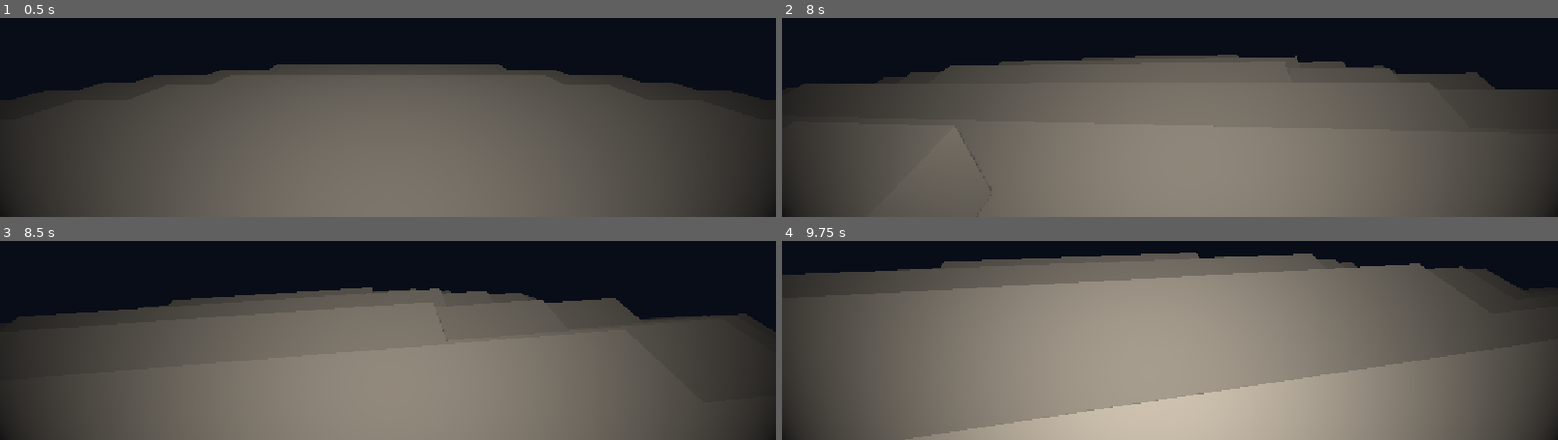
Above: before the commit, frames 1-4 (two rows, left to right).
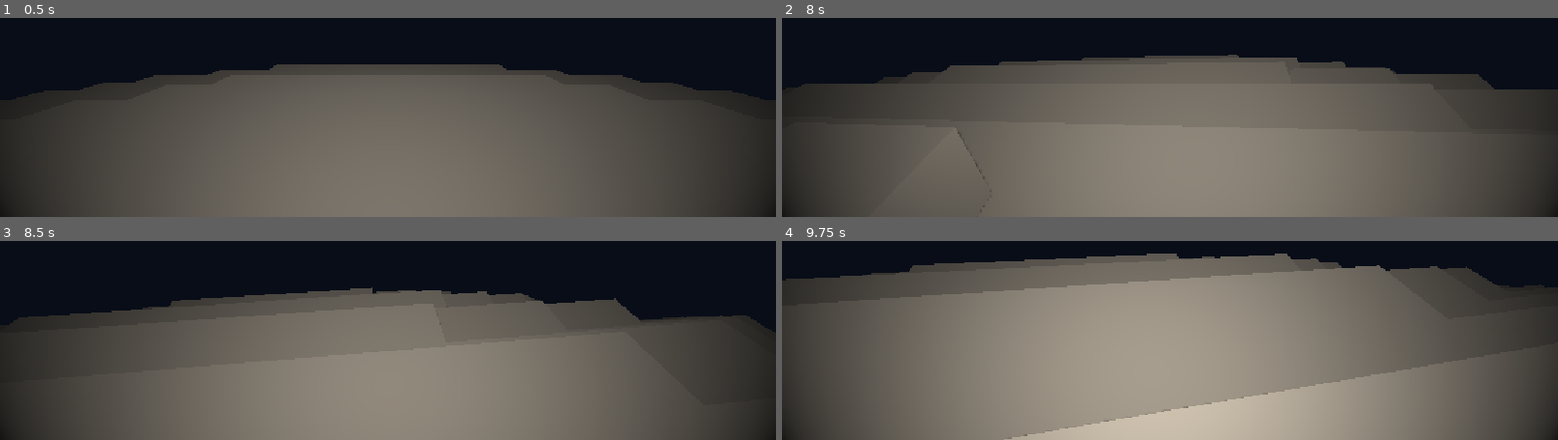
Above: after the commit, the same moments.

Repository: Robert-osu/Mine3d
Game: Godot game, scene res://main.tscn
The game is run twice, just before and just after one commit, with the same random seed, the same clock (stepped at 60 frames per second) and the same inputs. This scene is started directly instead of the project's main scene.
Inputs (mouse positions are in pixels of both pictures, inside the frame that each line leads up to):
- Up to frame 1 (0.5 s): no input
- Up to frame 2 (8 s): tap Enter at 0.5, 6.5 s; move the mouse to (outside the picture) at 0.52 s; hold W (move_forward) 0.53-5.78 s; tap Z every 2.25 s from 0.6 to 7.35 s; click (outside the picture) at 0.67 s; tap Space (jump) at 0.77, 1.52, 2.75, 3.02, 3.77, 4.52, 6.02, 6.77, 7.52 s; move the mouse to (outside the picture) at 1.27 s; tap C at 1.35, 3.6, 5.85 s; move the mouse to (outside the picture) at 2.02 s; tap V at 2.1, 4.35, 6.6 s; move the mouse to (outside the picture) at 2.77 s; click (outside the picture) at 2.92 s; move the mouse to (outside the picture) at 3.52 s; move the mouse to (outside the picture) at 4.27 s; move the mouse to (outside the picture) at 5.02 s; click (outside the picture) at 5.17 s; move the mouse to (outside the picture) at 5.77 s; hold D (move_right) 5.78-6.53 s; move the mouse to (outside the picture) at 6.52 s; hold W (move_forward) from 6.53 s (still down); move the mouse to (outside the picture) at 7.27 s; click (outside the picture) at 7.42 s
- Up to frame 3 (8.5 s): keep holding W (move_forward); move the mouse to (outside the picture) at 8.02 s; tap C at 8.1 s
- Up to frame 4 (9.75 s): move the mouse to (outside the picture) at 8.77 s; release W (move_forward) at 8.78 s; hold A (move_left) 8.78-9.53 s; tap V at 8.85 s; tap Space (jump) at 9.02 s; move the mouse to (outside the picture) at 9.52 s; hold W (move_forward) from 9.53 s (still down); tap Z at 9.6 s; click (outside the picture) at 9.67 s

Frame 1 is identical in both runs. In frame 2, 0.1% of the frame differs, in the area x 2-92%, y 18-96%; in frame 3, 0.4%; in frame 4, 5.3%, in the area x 0-100%, y 5-100%.

Commit message:
chore: подгрузка видимой части вместо всего мира разом

Diff:
--- a/planet.gd
+++ b/planet.gd
@@ -2,36 +2,57 @@
 extends StaticBody3D
 class_name Planet
 
+@export_group("Planet")
+@export_range(1, 1000) var planet_scale := 5
+
+@export_group("Chunks")
+@export_range(1, 4) var load_radius := 1
+
 @export_group("Visual")
-@export_range(0.0, 1.0) var smoothness := 0.8
-
-const k_size = 5
-
-const SIZE := 32 * k_size
-const RADIUS := 14.0 * k_size
+@export_range(0.0, 1.0) var smoothness := 0.0
+
+const CHUNK_SIZE := 32
 const BLOCK_SIZE := 1.0
-const CHUNK_SIZE := 8
-
-var blocks := PackedByteArray()
+
+var SIZE: int
+var RADIUS: float
+
 var chunks: Dictionary = {}
+var destroyed_blocks: Dictionary = {}
+
 var terrain_material: StandardMaterial3D
+var last_center_chunk := Vector3i(-999999, -999999, -999999)
+
+
 
 
 func _ready() -> void:
-    blocks.resize(SIZE * SIZE * SIZE)
+    SIZE = 32 * planet_scale
+    RADIUS = 14.0 * planet_scale
 
     terrain_material = StandardMaterial3D.new()
     terrain_material.albedo_color = Color("#8b765e")
     terrain_material.roughness = 1.0
     terrain_material.cull_mode = BaseMaterial3D.CULL_DISABLED
 
-    generate_planet()
-    generate_chunks()
-
-
-func index_of(x: int, y: int, z: int) -> int:
-    return x + SIZE * (y + SIZE * z)
-
+    print("Planet initialized. Size: ", SIZE, " Radius: ", RADIUS)
+
+
+func get_planet_center() -> Vector3:
+    return Vector3(SIZE, SIZE, SIZE) * 0.5
+
+
+func index_to_chunk(cell: Vector3i) -> Vector3i:
+    return Vector3i(
+        floori(float(cell.x) / CHUNK_SIZE),
+        floori(float(cell.y) / CHUNK_SIZE),
+        floori(float(cell.z) / CHUNK_SIZE)
+    )
+
+
+# --------------------------------------------------
+# BLOCK STORAGE
+# --------------------------------------------------
 
 func is_solid(x: int, y: int, z: int) -> bool:
     if x < 0 or x >= SIZE:
@@ -41,45 +62,182 @@
     if z < 0 or z >= SIZE:
         return false
 
-    return blocks[index_of(x, y, z)] == 1
-
-
-func generate_planet() -> void:
-    var center := Vector3(SIZE, SIZE, SIZE) * 0.5
-
-    for z in range(SIZE):
-        for y in range(SIZE):
-            for x in range(SIZE):
-                var pos := Vector3(x, y, z) + Vector3.ONE * 0.5
-
-                if pos.distance_to(center) <= RADIUS:
-                    blocks[index_of(x, y, z)] = 1
-
-
-# --------------------------------------------------
-# CHUNKS
-# --------------------------------------------------
-
-func generate_chunks() -> void:
-    for z in range(SIZE / CHUNK_SIZE):
-        for y in range(SIZE / CHUNK_SIZE):
-            for x in range(SIZE / CHUNK_SIZE):
-                rebuild_chunk(Vector3i(x, y, z))
-
-
-func rebuild_chunk(key: Vector3i) -> void:
-    if (
-        key.x < 0 or key.x >= SIZE / CHUNK_SIZE
-        or key.y < 0 or key.y >= SIZE / CHUNK_SIZE
-        or key.z < 0 or key.z >= SIZE / CHUNK_SIZE
-    ):
+    var cell := Vector3i(x, y, z)
+
+    if destroyed_blocks.has(cell):
+        return false
+
+    var center := get_planet_center()
+    var block_center := Vector3(x, y, z) + Vector3.ONE * 0.5
+
+    return block_center.distance_squared_to(center) <= RADIUS * RADIUS
+
+
+func destroy_block(cell: Vector3i) -> bool:
+    if not is_solid(cell.x, cell.y, cell.z):
+        return false
+
+    destroyed_blocks[cell] = true
+
+    var chunk_key := index_to_chunk(cell)
+
+    # Перестраиваем основной чанк.
+    rebuild_if_loaded(chunk_key)
+
+    # Перестраиваем соседей, если блок находился на границе.
+    var local := Vector3i(
+        cell.x % CHUNK_SIZE,
+        cell.y % CHUNK_SIZE,
+        cell.z % CHUNK_SIZE
+    )
+
+    if local.x == 0:
+        rebuild_if_loaded(chunk_key + Vector3i(-1, 0, 0))
+    elif local.x == CHUNK_SIZE - 1:
+        rebuild_if_loaded(chunk_key + Vector3i(1, 0, 0))
+
+    if local.y == 0:
+        rebuild_if_loaded(chunk_key + Vector3i(0, -1, 0))
+    elif local.y == CHUNK_SIZE - 1:
+        rebuild_if_loaded(chunk_key + Vector3i(0, 1, 0))
+
+    if local.z == 0:
+        rebuild_if_loaded(chunk_key + Vector3i(0, 0, -1))
+    elif local.z == CHUNK_SIZE - 1:
+        rebuild_if_loaded(chunk_key + Vector3i(0, 0, 1))
+
+    return true
+
+
+func rebuild_if_loaded(key: Vector3i) -> void:
+    if chunks.has(key):
+        rebuild_chunk(key)
+
+
+# --------------------------------------------------
+# CHUNK STREAMING
+# --------------------------------------------------
+
+func update_streaming(world_position: Vector3) -> void:
+    var local_position := to_local(world_position)
+
+    var center_chunk := Vector3i(
+        floori(local_position.x / CHUNK_SIZE),
+        floori(local_position.y / CHUNK_SIZE),
+        floori(local_position.z / CHUNK_SIZE)
+    )
+
+    # Не обновляем чанки, если игрок остался в том же чанке.
+    if center_chunk == last_center_chunk:
         return
 
-    var chunk_origin := Vector3(
+    last_center_chunk = center_chunk
+
+    var required_chunks: Dictionary = {}
+
+    # Загружаем чанки вокруг игрока.
+    for z in range(-load_radius, load_radius + 1):
+        for y in range(-load_radius, load_radius + 1):
+            for x in range(-load_radius, load_radius + 1):
+
+                var key := center_chunk + Vector3i(x, y, z)
+
+                if not is_valid_chunk(key):
+                    continue
+
+                if not chunk_intersects_planet(key):
+                    continue
+
+                required_chunks[key] = true
+
+                if not chunks.has(key):
+                    create_chunk(key)
+
+    # Выгружаем чанки, которые больше не нужны.
+    var loaded_keys := chunks.keys()
+
+    for key in loaded_keys:
+        if not required_chunks.has(key):
+            unload_chunk(key)
+
+    print("Loaded chunks: ", chunks.size())
+
+
+func is_valid_chunk(key: Vector3i) -> bool:
+    var max_chunks := ceili(float(SIZE) / CHUNK_SIZE)
+
+    return (
+        key.x >= 0 and key.x < max_chunks
+        and key.y >= 0 and key.y < max_chunks
+        and key.z >= 0 and key.z < max_chunks
+    )
+
+
+func chunk_intersects_planet(key: Vector3i) -> bool:
+    var chunk_min := Vector3(
         key.x * CHUNK_SIZE,
         key.y * CHUNK_SIZE,
         key.z * CHUNK_SIZE
     )
+
+    var chunk_max := chunk_min + Vector3.ONE * CHUNK_SIZE
+
+    var closest := get_planet_center().clamp(
+        chunk_min,
+        chunk_max
+    )
+
+    return closest.distance_to(get_planet_center()) <= RADIUS + 1.0
+
+
+func create_chunk(key: Vector3i) -> void:
+    var root := Node3D.new()
+    root.name = "Chunk_%d_%d_%d" % [key.x, key.y, key.z]
+
+    root.position = Vector3(
+        key.x * CHUNK_SIZE,
+        key.y * CHUNK_SIZE,
+        key.z * CHUNK_SIZE
+    )
+
+    add_child(root)
+
+    var mesh_instance := MeshInstance3D.new()
+    root.add_child(mesh_instance)
+
+    var body := StaticBody3D.new()
+    root.add_child(body)
+
+    var collision := CollisionShape3D.new()
+    body.add_child(collision)
+
+    chunks[key] = {
+        "root": root,
+        "mesh": mesh_instance,
+        "collision": collision
+    }
+
+    rebuild_chunk(key)
+
+
+func unload_chunk(key: Vector3i) -> void:
+    if not chunks.has(key):
+        return
+
+    var data: Dictionary = chunks[key]
+    var root: Node3D = data["root"]
+
+    root.queue_free()
+    chunks.erase(key)
+
+
+# --------------------------------------------------
+# CHUNK MESH
+# --------------------------------------------------
+
+func rebuild_chunk(key: Vector3i) -> void:
+    if not chunks.has(key):
+        return
 
     var vertices := PackedVector3Array()
     var normals := PackedVector3Array()
@@ -150,33 +308,9 @@
                     for j in range(6):
                         normals.append(normal)
 
-    # Получаем или создаём объекты чанка.
-    var data: Dictionary
-
-    if chunks.has(key):
-        data = chunks[key]
-    else:
-        var root := Node3D.new()
-        root.name = "Chunk_%d_%d_%d" % [key.x, key.y, key.z]
-        root.position = chunk_origin
-        add_child(root)
-
-        var mesh_instance := MeshInstance3D.new()
-        root.add_child(mesh_instance)
-
-        var body := StaticBody3D.new()
-        root.add_child(body)
-
-        var collision := CollisionShape3D.new()
-        body.add_child(collision)
-
-        data = {
-            "root": root,
-            "mesh": mesh_instance,
-            "collision": collision
-        }
-
-        chunks[key] = data
+    var data: Dictionary = chunks[key]
+    var mesh_instance: MeshInstance3D = data["mesh"]
+    var collision: CollisionShape3D = data["collision"]
 
     var new_mesh := ArrayMesh.new()
 
@@ -195,60 +329,15 @@
         new_mesh.surface_set_material(0, terrain_material)
 
         var shape := new_mesh.create_trimesh_shape()
-
-        data["collision"].set_deferred("shape", shape)
+        collision.set_deferred("shape", shape)
     else:
-        data["collision"].set_deferred("shape", null)
-
-    data["mesh"].mesh = new_mesh
-
-
-# --------------------------------------------------
-# BLOCK DESTRUCTION
-# --------------------------------------------------
-
-func destroy_block(cell: Vector3i) -> bool:
-    if not is_solid(cell.x, cell.y, cell.z):
-        return false
-
-    blocks[index_of(cell.x, cell.y, cell.z)] = 0
-
-    var chunk_key := Vector3i(
-        cell.x / CHUNK_SIZE,
-        cell.y / CHUNK_SIZE,
-        cell.z / CHUNK_SIZE
-    )
-
-    # Перестраиваем основной чанк.
-    rebuild_chunk(chunk_key)
-
-    # Если блок был на границе, обновляем соседей.
-    var local := Vector3i(
-        cell.x % CHUNK_SIZE,
-        cell.y % CHUNK_SIZE,
-        cell.z % CHUNK_SIZE
-    )
-
-    if local.x == 0:
-        rebuild_chunk(chunk_key + Vector3i(-1, 0, 0))
-    elif local.x == CHUNK_SIZE - 1:
-        rebuild_chunk(chunk_key + Vector3i(1, 0, 0))
-
-    if local.y == 0:
-        rebuild_chunk(chunk_key + Vector3i(0, -1, 0))
-    elif local.y == CHUNK_SIZE - 1:
-        rebuild_chunk(chunk_key + Vector3i(0, 1, 0))
-
-    if local.z == 0:
-        rebuild_chunk(chunk_key + Vector3i(0, 0, -1))
-    elif local.z == CHUNK_SIZE - 1:
-        rebuild_chunk(chunk_key + Vector3i(0, 0, 1))
-
-    return true
-
-
-# --------------------------------------------------
-# RAYCAST / MINING
+        collision.set_deferred("shape", null)
+
+    mesh_instance.mesh = new_mesh
+
+
+# --------------------------------------------------
+# MINING
 # --------------------------------------------------
 
 func get_cell(world_position: Vector3) -> Vector3i:
@@ -267,8 +356,8 @@
     max_distance: float = 100.0
 ) -> bool:
 
-    # Переводим луч в локальные координаты планеты.
     var origin := to_local(ray_origin)
+
     var direction := (
         to_local(ray_origin + ray_direction.normalized()) - origin
     ).normalized()
@@ -306,7 +395,6 @@
     var distance := 0.0
 
     while distance <= max_distance:
-
         if is_solid(cell.x, cell.y, cell.z):
             return destroy_block(cell)
 
@@ -326,15 +414,3 @@
             cell.z += step.z
 
     return false
-
-
-func smooth_vertex(vertex: Vector3) -> Vector3:
-    var center := Vector3(SIZE, SIZE, SIZE) * 0.5
-
-    var direction := (vertex - center).normalized()
-
-    var radius := (vertex - center).length()
-
-    var target := center + direction * RADIUS
-
-    return vertex.lerp(target, smoothness)
--- a/player.gd
+++ b/player.gd
@@ -33,11 +33,9 @@
         push_error("Assign Planet in Player Inspector!")
         return
 
-    var center := planet.to_global(Vector3(
-        planet.SIZE / 2.0,
-        planet.SIZE / 2.0,
-        planet.SIZE / 2.0
-    ))
+    planet.update_streaming(global_position)
+
+    var center := planet.to_global(planet.get_planet_center())
 
     var spawn_direction := Vector3.UP
 
@@ -175,6 +173,8 @@
 
     move_and_slide()
 
+    planet.update_streaming(global_position)
+
     vertical_speed = velocity.dot(up)
 
     # Добыча.
